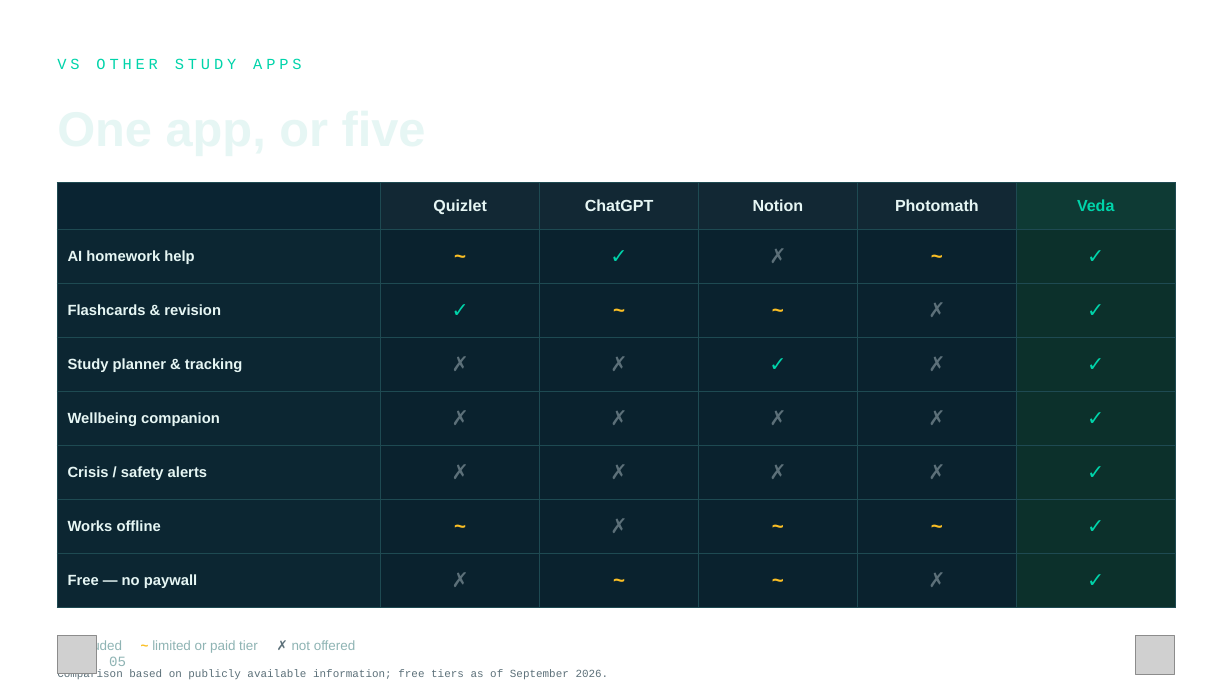
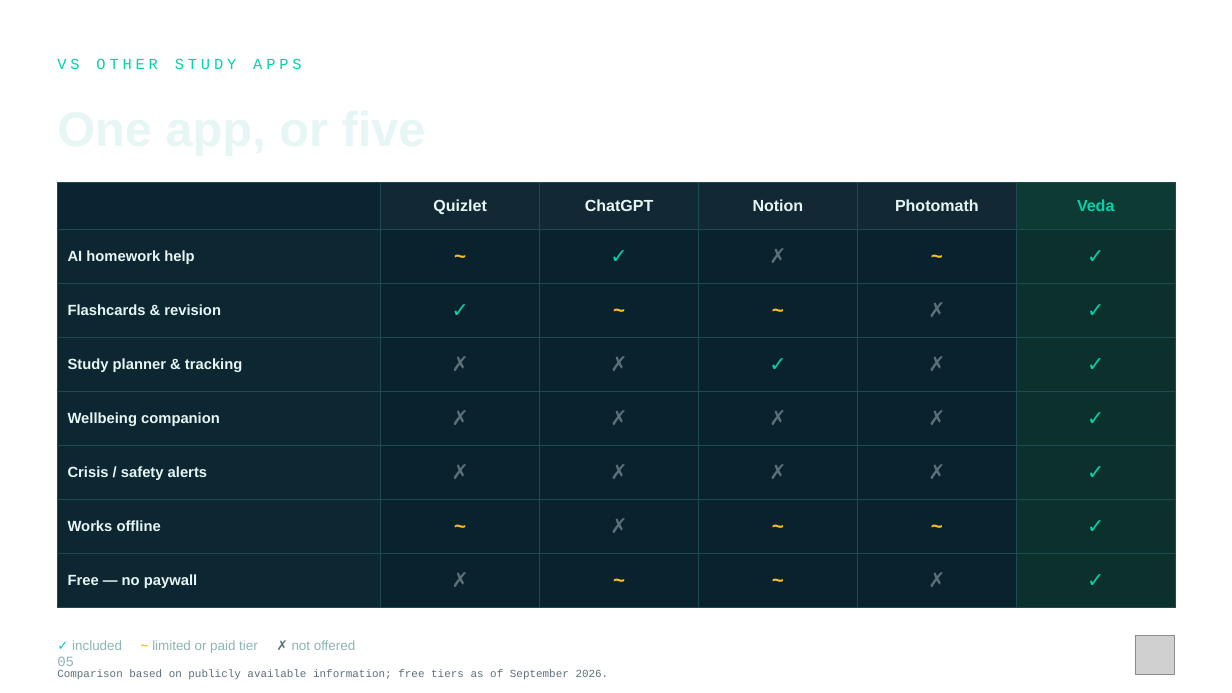
Before and after one commit to keshavandkarthik-cell/tech-expo, a slide deck: slide 5 of Veda-Expo-Deck.pptx. Drawn at 1232x693 pixels with LibreOffice and Linux fonts; fonts in the diff are those of the drawing; grey boxes stand for pictures; background and template pictures are left out. Boxes give left, top, right and bottom in pixels: in the first picture for what was removed or moved away, otherwise in the second. Text is boxed around its words. In the diff, an @@ line names an element or a change of style, - is before the commit and + after.

Commit message:
Keep MAZ InnoVision badge on the title slide only
Matches the school crest's placement — pulled it off the 6 content
slides and restored their page-number position, so the deck's footer
stays uncluttered outside the title slide.

```diff
--- a/Veda-Expo-Deck.pptx
+++ b/Veda-Expo-Deck.pptx
@@ text "05" rewrapped from box(109, 656, 126, 666) to box(57, 656, 74, 671) @@
@@ picture removed at box(57, 636, 96, 674) @@
```
Also in this commit, not shown: 5 other slides changed.
